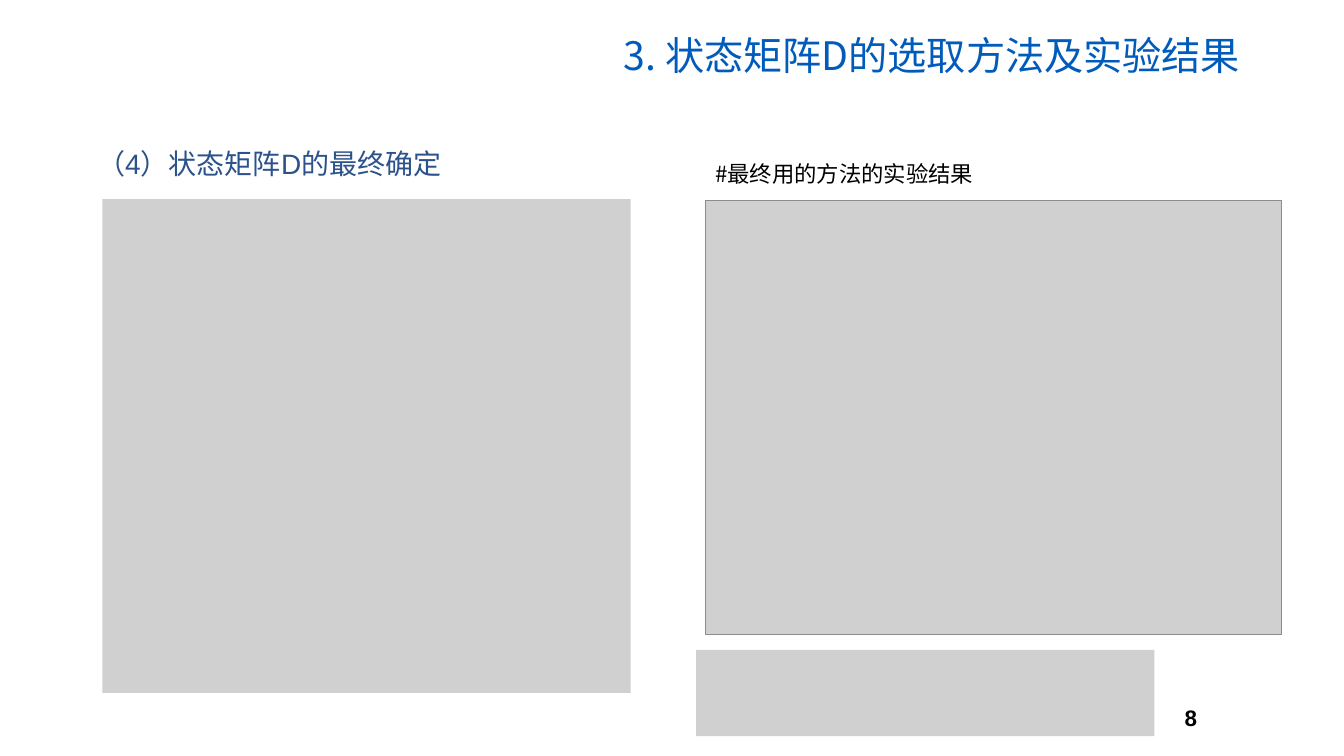
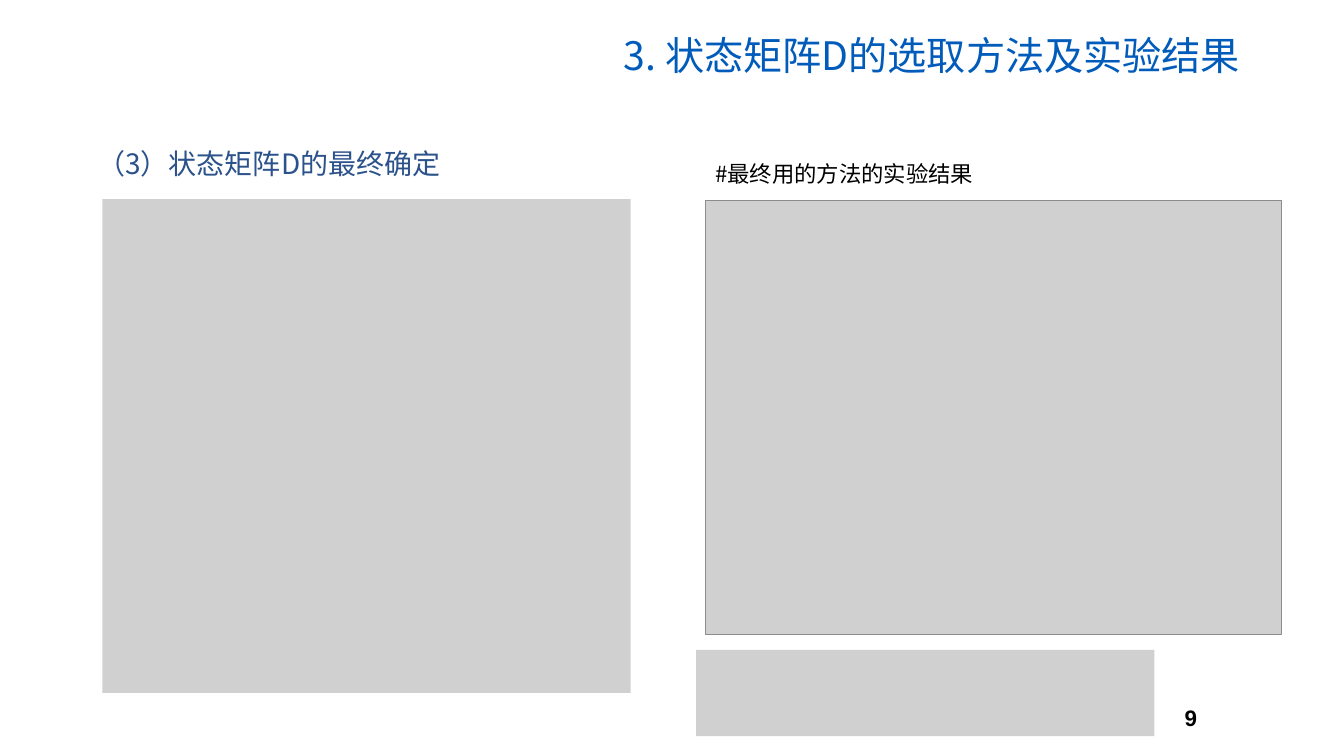
Before and after one commit to MMMMMz/SBM, a slide deck: slide 9 of SBM大作业汇报.pptx (slide 8 before the commit). Drawn at 1344x756 pixels with LibreOffice and Linux fonts; fonts in the diff are those of the drawing; grey boxes stand for pictures; background and template pictures are left out. Boxes give left, top, right and bottom in pixels: in the first picture for what was removed or moved away, otherwise in the second. Text is boxed around its words. In the diff, an @@ line names an element or a change of style, - is before the commit and + after.

```diff
--- a/SBM大作业汇报.pptx
+++ b/SBM大作业汇报.pptx
@@ text at bbox=[97, 150, 440, 177]: text changed; font Arial to Noto Sans CJK SC @@
-（4）状态矩阵D的最终确定
+（3）状态矩阵D的最终确定
@@ page number at bbox=[1185, 710, 1197, 726]: text changed @@
-8
+9
```
Also in this commit, not shown: 10 other slides changed, 1 slide added, 3 other files.
